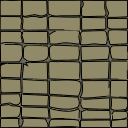
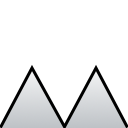
Revision of a layered 128 × 128 image; what changed, layer by layer:
hid group "Ground2" (3 layers) over (x1=0, y1=0, x2=128, y2=128)
added group "Spikes" with 2 layers over (x1=0, y1=64, x2=128, y2=128)
added layer "Spike" in group "Spikes" over (x1=0, y1=64, x2=128, y2=128)
added layer "SpikeColor" in group "Spikes" over (x1=1, y1=71, x2=127, y2=128)
